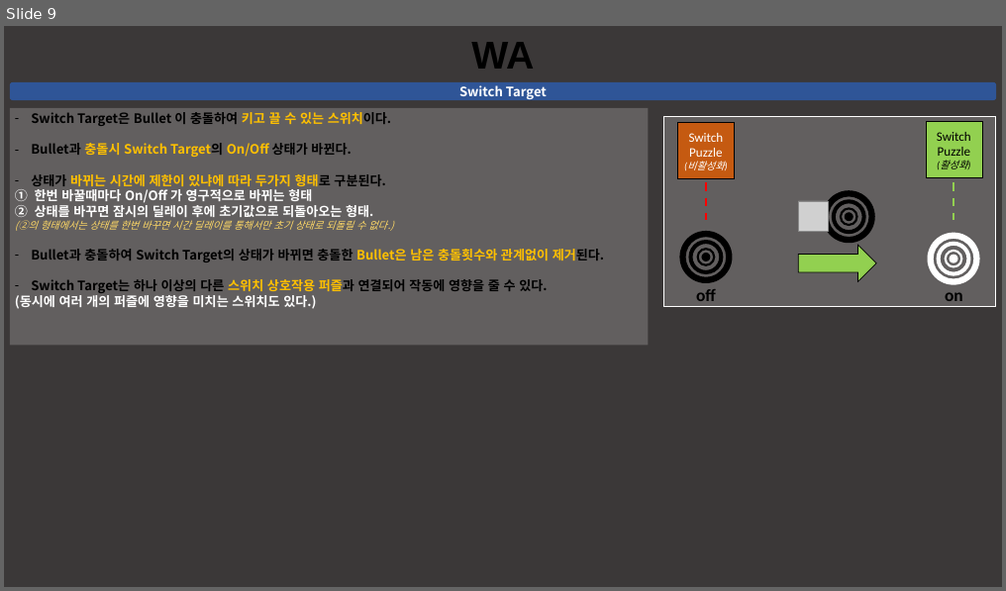
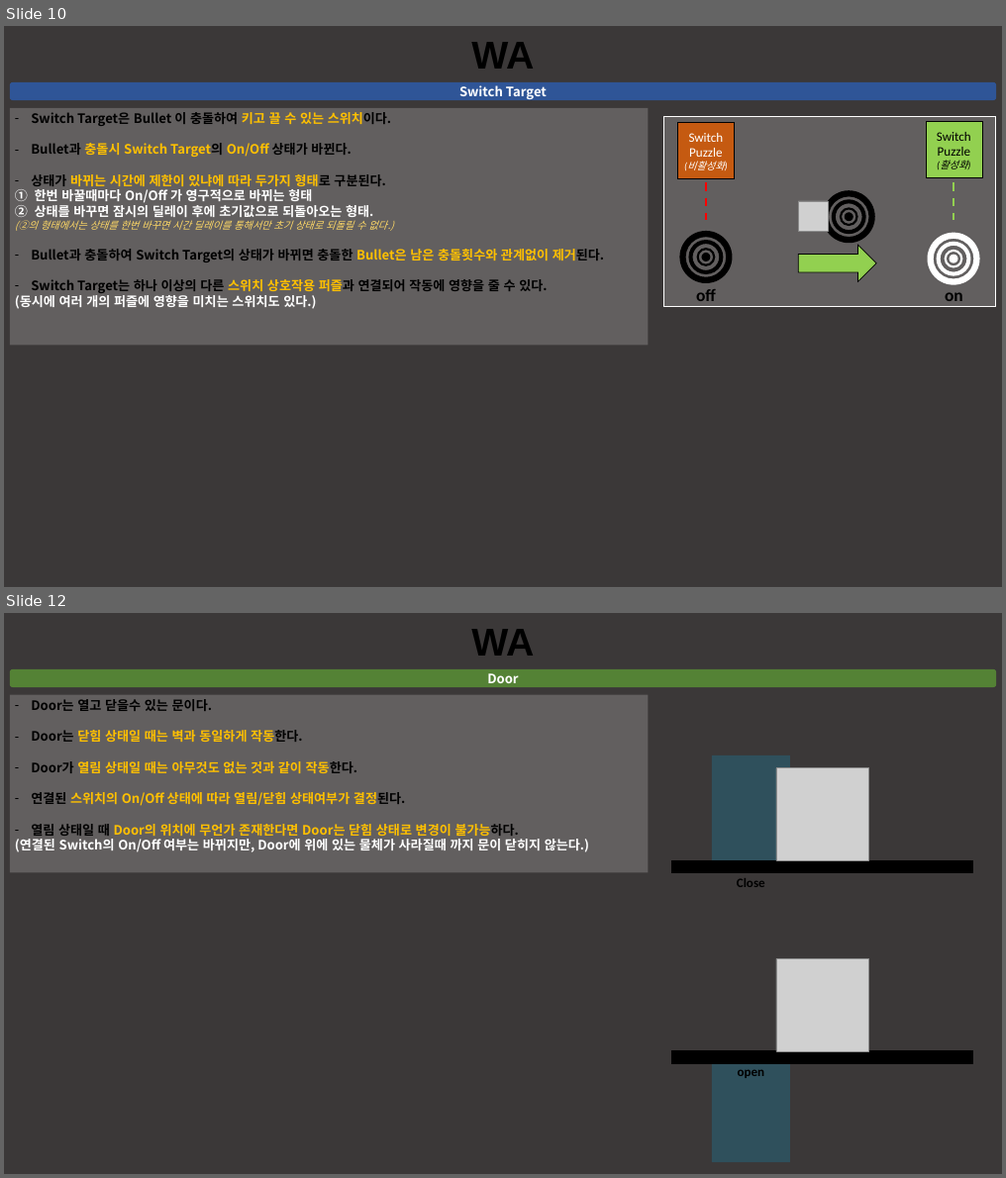
Before and after one commit to taeseongeom/WA, a slide deck: 기획서/신버전/퍼즐 기획.pptx. Shown one above the other, each under a label of ours: slide 9 before the commit, slides 10 and 12 after it; the slides between them are not shown. The pictures are 1006x591 and 1006x1178 pixels, drawn with LibreOffice and Linux fonts; fonts in the diff are those of the drawing; grey boxes stand for pictures. Boxes give left, top, right and bottom in pixels: in the first picture for what was removed or moved away, otherwise in the second. Text is boxed around its words. In the diff, an @@ line names an element or a change of style, - is before the commit and + after.

```diff
--- a/기획서/신버전/퍼즐 기획.pptx
+++ b/기획서/신버전/퍼즐 기획.pptx
@@ slide 12 added at (4, 613, 1002, 1174), background #3B3838 @@
@@ text added at (471, 629, 534, 656), 54 pt, text #000000, bold @@
+WA
@@ rounded rectangle added at (10, 669, 996, 687), fill #548235, 18 pt, text #FFFFFF, bold @@
+Door
@@ rectangle added at (10, 695, 648, 872), fill #FFFFFF at 20% opacity, 18 pt, text #FFC000, bold @@
+– Door는 열고 닫을수 있는 문이다.
+– Door는 닫힘 상태일 때는 벽과 동일하게 작동한다.
+– Door가 열림 상태일 때는 아무것도 없는 것과 같이 작동한다.
+– 연결된 스위치의 On/Off 상태에 따라 열림/닫힘 상태여부가 결정된다.
+– 열림 상태일 때 Door의 위치에 무언가 존재한다면 Door는 닫힘 상태로 변경이 불가능하다.
+(연결된 Switch의 On/Off 여부는 바뀌지만, Door에 위에 있는 물체가 사라질때 까지 문이 닫히지 않는다.)
@@ rectangle added at (712, 756, 790, 861), fill #00B0F0 at 20% opacity @@
@@ picture added at (776, 767, 868, 861) @@
@@ rectangle added at (672, 861, 973, 873), fill #000000, outline #000000 1 pt @@
@@ text added at (737, 878, 765, 887), 18 pt, text #000000, bold @@
+Close
@@ picture added at (776, 959, 868, 1052) @@
@@ rectangle added at (672, 1052, 973, 1063), fill #000000, outline #000000 1 pt @@
@@ rectangle added at (712, 1058, 790, 1162), fill #00B0F0 at 20% opacity @@
@@ text added at (738, 1070, 765, 1078), 18 pt, text #000000, bold @@
+open
@@ what was slide 9 is now slide 10 @@
```
Also in this commit, not shown: 5 slides changed, 2 other slides added, 3 other files.
